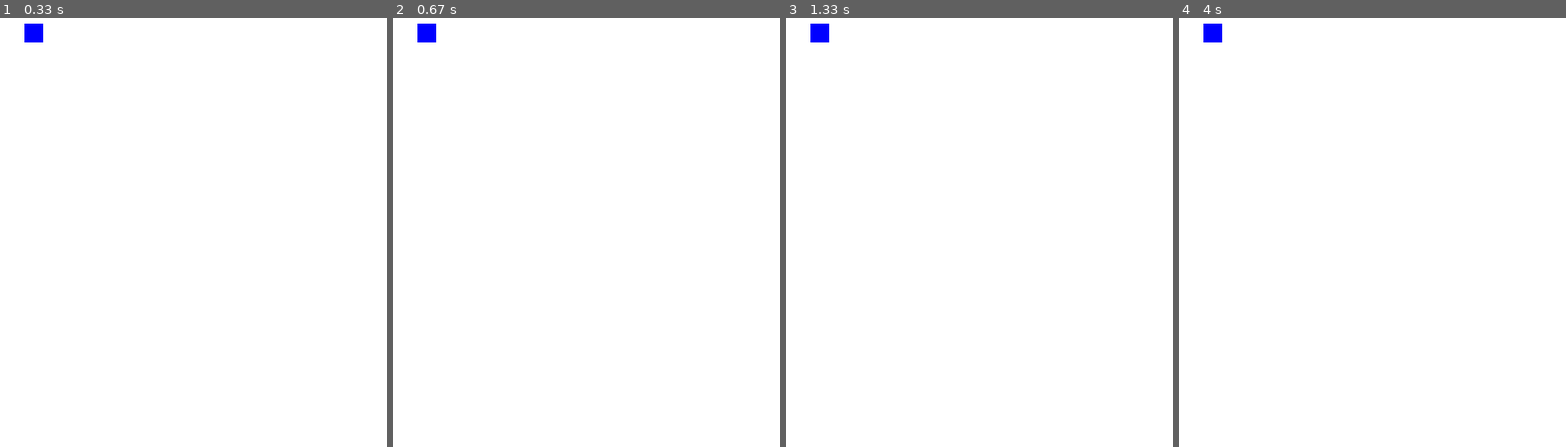
Above: before the commit, frames 1-4 (left to right).
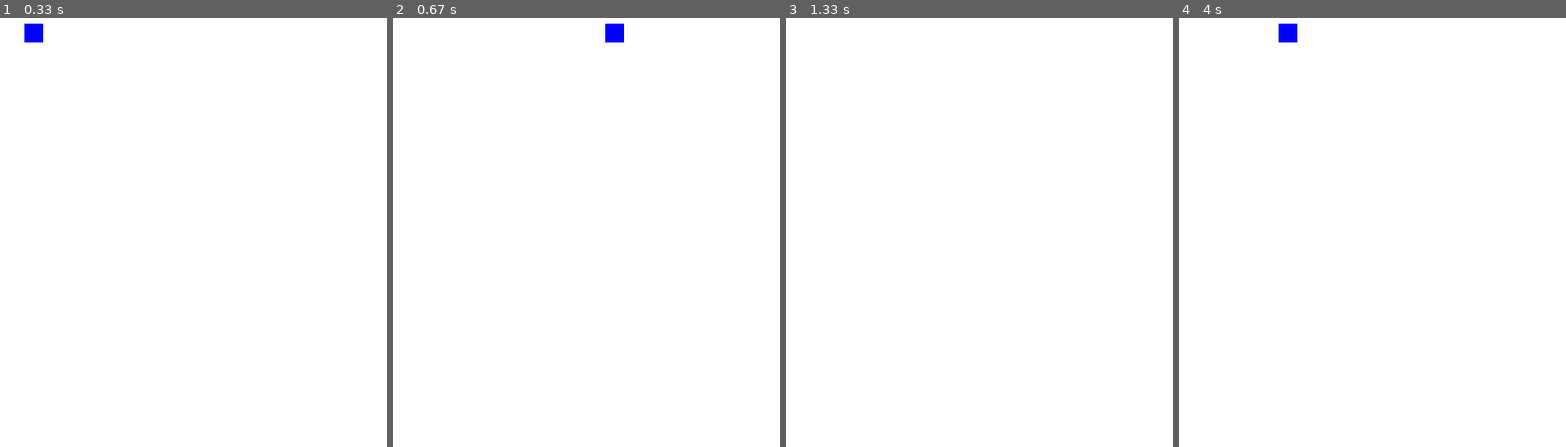
Above: after the commit, the same moments.

Repository: Gha211th/Learning_Pygame
Game: pygame game, started from Practicing_by_myself/1_lest_code.py
Two runs of this game, one before a commit and one after it. Both use one fixed random seed, a clock stepped at 60 frames per second and the inputs below.
Inputs:
- Up to frame 1 (0.33 s): no input
- Up to frame 2 (0.67 s): hold Right from 0.33 s (still down)
- Up to frame 3 (1.33 s): release Right at 0.8 s; hold Up 0.83-1.13 s
- Up to frame 4 (4 s): hold Left 1.67-2.2 s; hold Down 2.23-2.53 s; hold Left 2.57-2.97 s; hold Right from 3.4 s (still down)

Frame 1 is identical in both runs. In frame 2, 0.4% of the frame differs, in the area x 6-60%, y 1-6%; in frame 3, 0.2%; in frame 4, 0.4%.

Commit message:
practice

Diff:
--- a/Practicing_by_myself/1_lest_code.py
+++ b/Practicing_by_myself/1_lest_code.py
@@ -24,11 +24,27 @@
 
 # starting the game!
 while True:
+    # to close the window
     for event in pygame.event.get():
         if event.type == pygame.QUIT:
             pygame.quit()
             sys.exit()
 
+
+    # for movement:
+    keys = pygame.key.get_pressed()
+
+    # for wasd or row
+    if keys[pygame.K_UP or pygame.K_w]:
+        y -= speed
+    if keys[pygame.K_DOWN or pygame.K_s]:
+        y += speed
+    if keys[pygame.K_RIGHT or pygame.K_d]:
+        x += speed
+    if keys[pygame.K_LEFT or pygame.K_a]:
+        x -= speed
+
+    # initialize the window
     screen.fill(color_white)
     pygame.draw.rect(screen, color_black, (x, y, 20, 20))
     pygame.display.flip()
